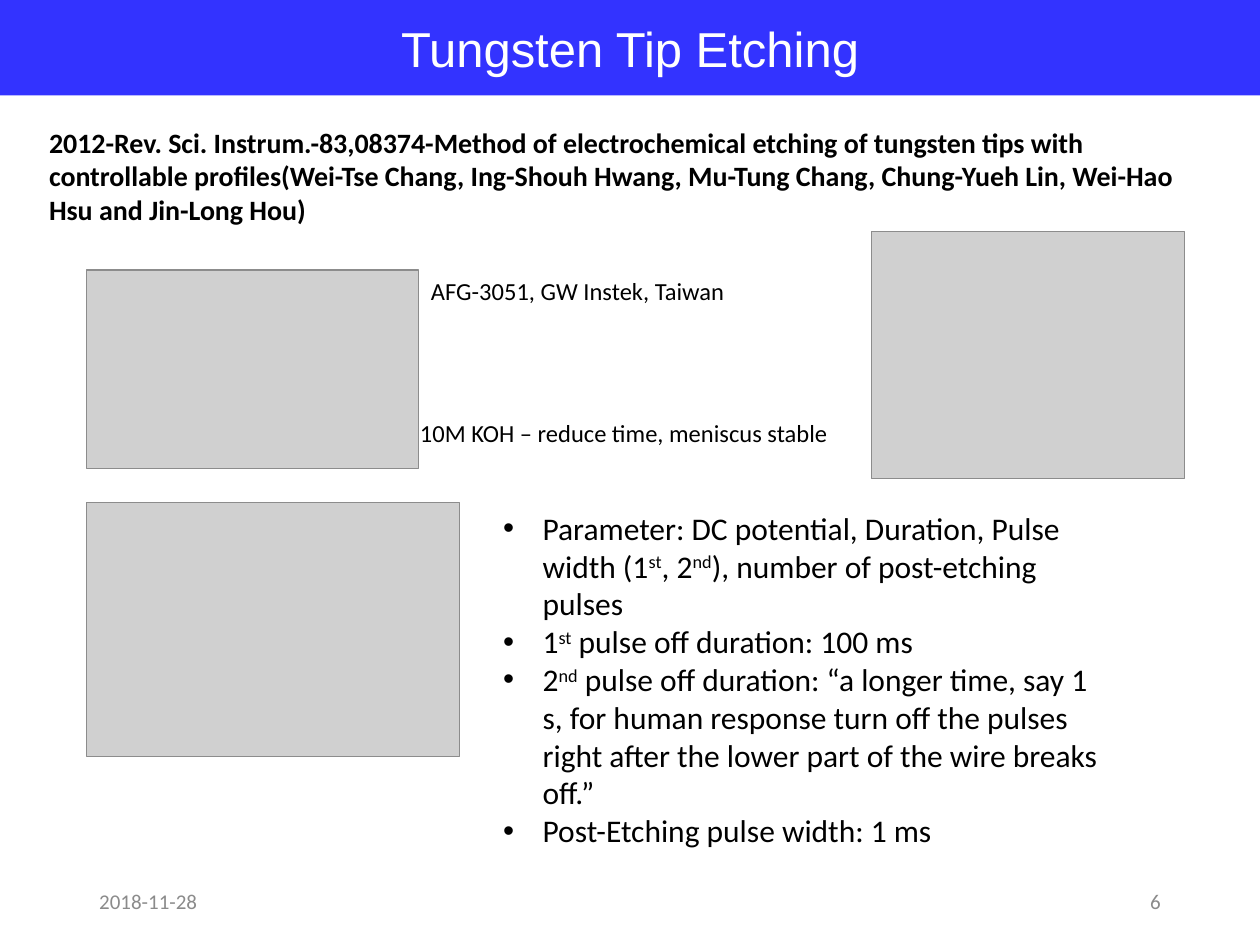
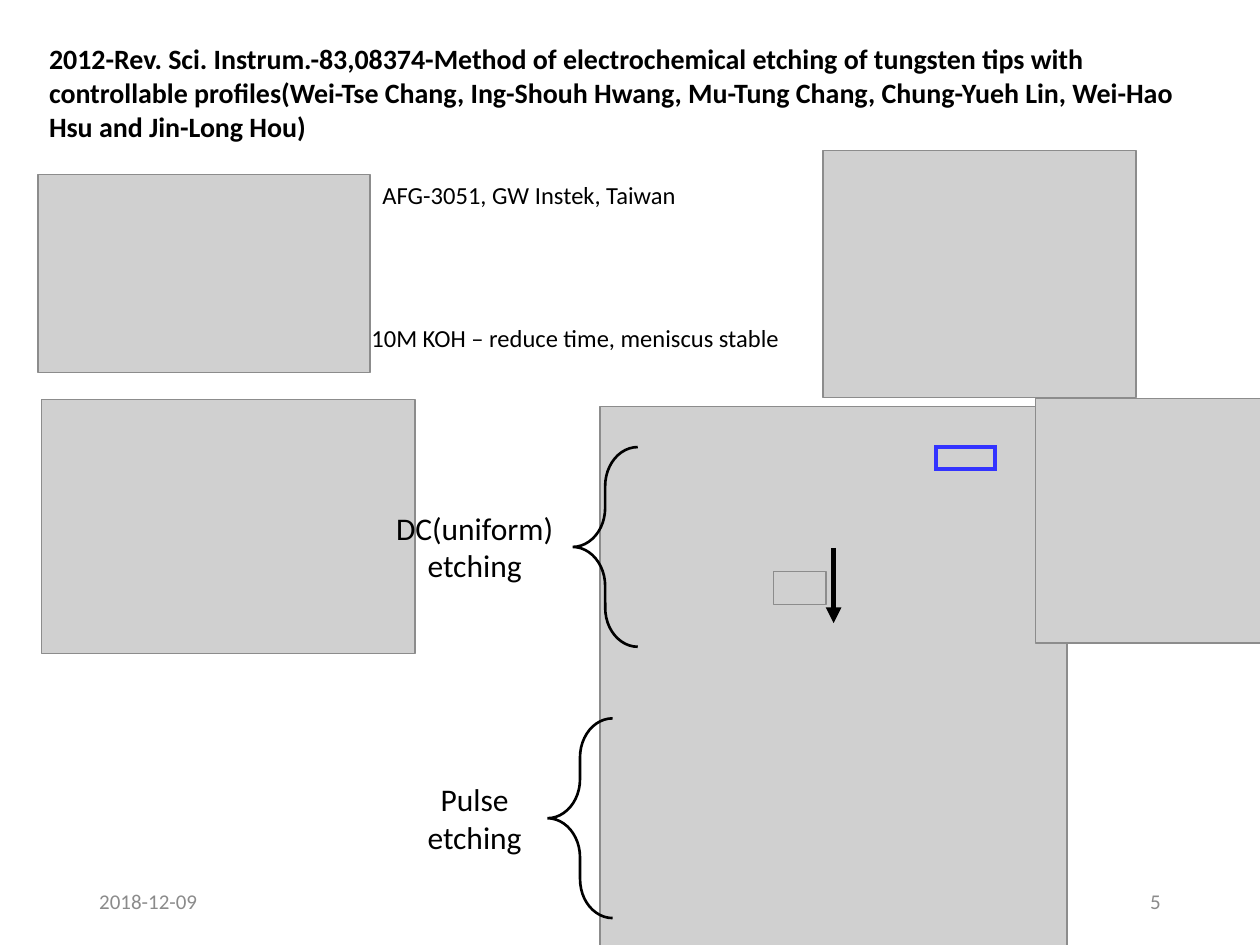
Before and after one commit to jglee96/NBTP_Lab, a slide deck: slide 5 of 랩미팅/201812/1812 W Tip 논문 정리 (Jong).pptx (slide 6 before the commit). Drawn at 1260x945 pixels with LibreOffice and Linux fonts; fonts in the diff are those of the drawing; grey boxes stand for pictures. Boxes give left, top, right and bottom in pixels: in the first picture for what was removed or moved away, otherwise in the second. Text is boxed around its words. In the diff, an @@ line names an element or a change of style, - is before the commit and + after.

```diff
--- a/랩미팅/201812/1812 W Tip 논문 정리 (Jong).pptx
+++ b/랩미팅/201812/1812 W Tip 논문 정리 (Jong).pptx
@@ rectangle removed at [0, 0, 1260, 96] @@
-Tungsten Tip Etching
@@ text "2012-Rev. Sci. Instrum.-83,08374-Method of electrochemical ...": place and size @@
-text "2012-Rev. Sci. Instrum.-83,08374-Method of electrochemical ..." at [49, 133, 1172, 225]
+text "2012-Rev. Sci. Instrum.-83,08374-Method of electrochemical ..." at [49, 49, 1172, 142]
@@ picture: place and size @@
-picture at [872, 232, 1184, 479]
+picture at [823, 150, 1135, 397]
@@ 2 texts, 1 picture: place and size @@
-2 texts, 1 picture at [87, 270, 827, 467]
+2 texts, 1 picture at [38, 174, 779, 372]
@@ picture: place and size @@
-picture at [87, 503, 460, 756]
+picture at [42, 399, 415, 653]
@@ picture added at [600, 407, 1066, 945] @@
@@ picture added at [1036, 398, 1260, 643] @@
@@ left brace added at [572, 447, 638, 646], outline #000000 1.5 pt @@
@@ rectangle added at [936, 447, 995, 470], outline #3333FF 2.25 pt @@
@@ text added at [396, 513, 553, 583], 18 pt, text #000000 @@
+DC(uniform)
+etching
@@ text removed at [543, 518, 1097, 848] @@
-• Parameter: DC potential, Duration, Pulse width (1st, 2nd), number of post-etching pulses
-• 1st pulse off duration: 100 ms
-• 2nd pulse off duration: “a longer time, say 1 s, for human response turn off the pulses right after the lower part of the wire breaks off.”
-• Post-Etching pulse width: 1 ms
@@ arrow added from (834, 548) to (834, 624), #000000 3 pt @@
@@ picture added at [774, 572, 827, 605] @@
@@ left brace added at [547, 718, 612, 917], outline #000000 1.5 pt @@
@@ text added at [428, 789, 522, 855], 18 pt, text #000000 @@
+Pulse
+etching
@@ text at [99, 895, 197, 909]: text changed @@
-2018-11-28
+2018-12-09
@@ page number at [1150, 895, 1161, 909]: text changed @@
-6
+5
```
Also in this commit, not shown: 4 other slides changed, 1 slide added, 6 slides removed.
